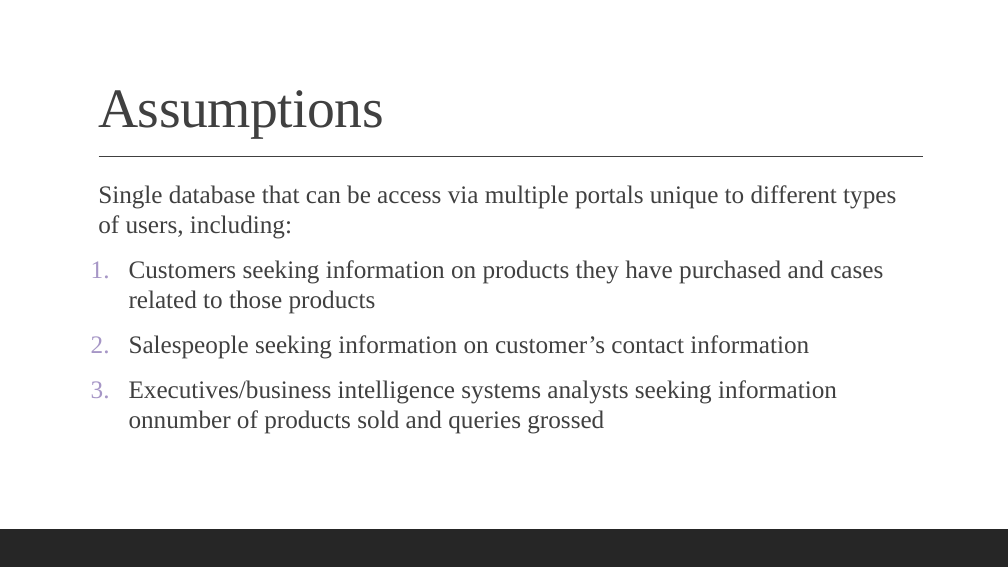
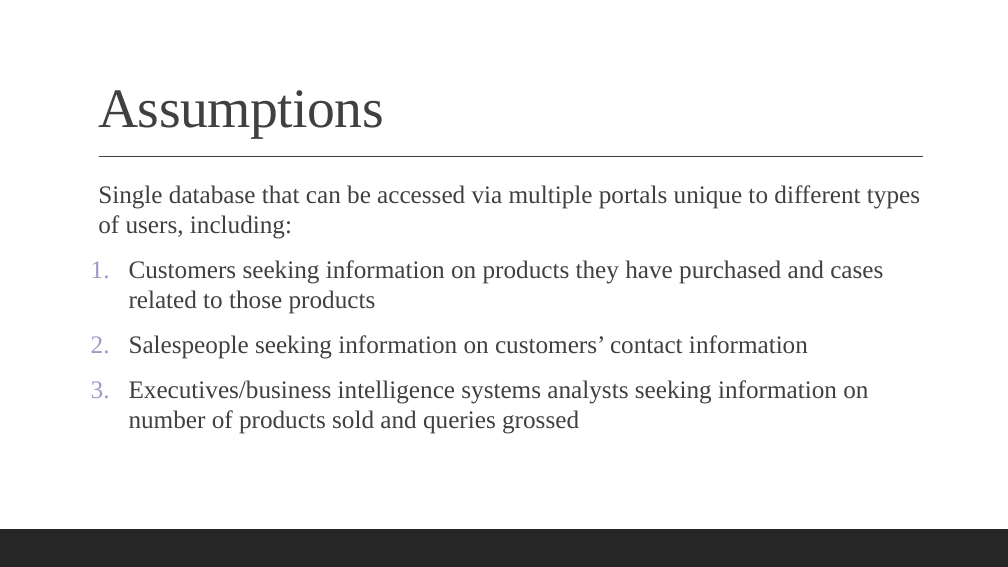
Before and after one commit to adelbert1/INFSCI2710-Project, a slide deck: slide 3 of Project Presentation.pptx. Drawn at 1008x567 pixels with LibreOffice and Linux fonts; fonts in the diff are those of the drawing. Boxes give left, top, right and bottom in pixels: in the first picture for what was removed or moved away, otherwise in the second. Text is boxed around its words. In the diff, an @@ line names an element or a change of style, - is before the commit and + after.

Commit message:
Basic edits
Updates included a few typo fixes and an updated version of the relational schema from DBeaver.

```diff
--- a/Project Presentation.pptx
+++ b/Project Presentation.pptx
@@ text at (98, 185, 920, 239): text changed @@
-  Single database that can be access via multiple portals unique to different types of users, including:
+  Single database that can be accessed via multiple portals unique to different types of users, including:
@@ text at (129, 335, 868, 434): text changed @@
-2. Salespeople seeking information on customer’s contact information
-3. Executives/business intelligence systems analysts seeking information onnumber of products sold and queries grossed
+2. Salespeople seeking information on customers’ contact information
+3. Executives/business intelligence systems analysts seeking information on number of products sold and queries grossed
```
Also in this commit, not shown: 2 other slides changed.
